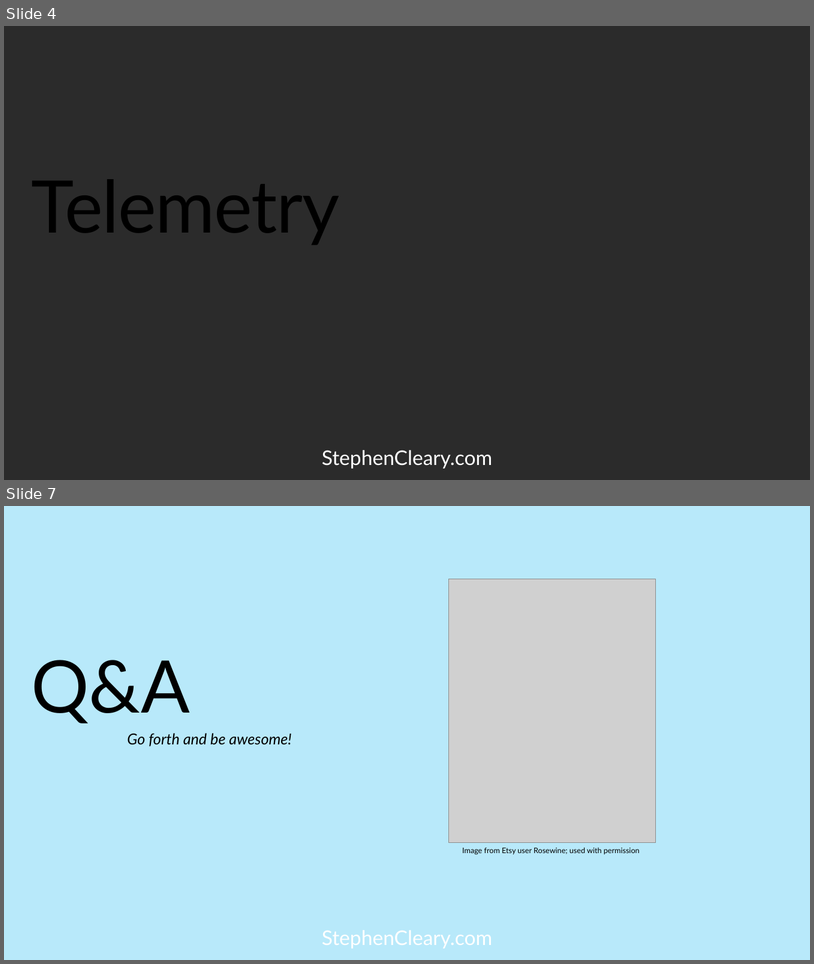
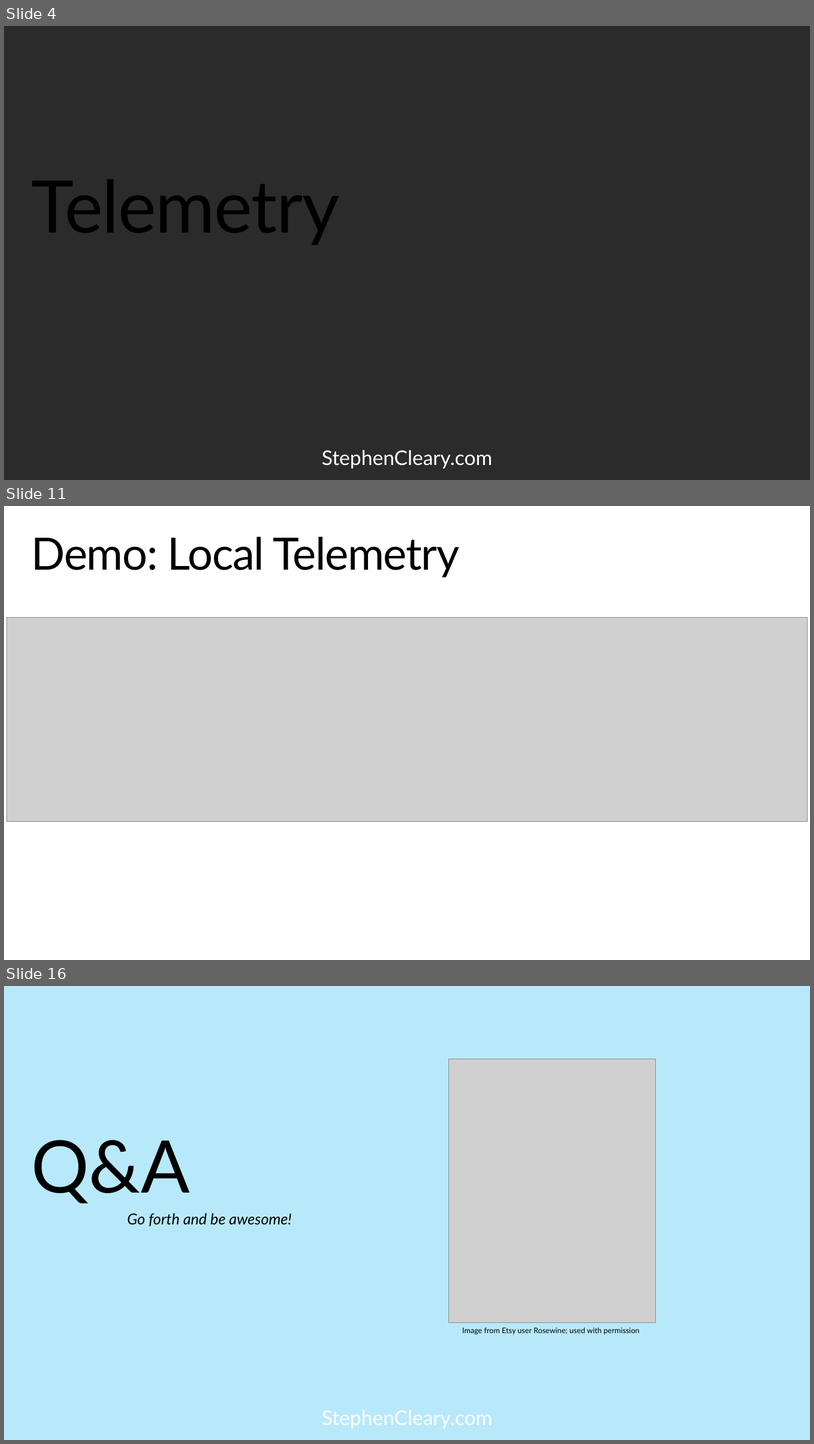
Before and after one commit to StephenCleary/Presentations, a slide deck: Telemetry/Logging Hero.pptx. Shown one above the other, each under a label of ours: slides 4 and 7 before the commit, slides 4, 11 and 16 after it; the slides between them are not shown. The pictures are 814x964 and 814x1444 pixels, drawn with LibreOffice and Linux fonts; fonts in the diff are those of the drawing; grey boxes stand for pictures; background and template pictures are left out; a plain dark background stands for a picture behind light text. Boxes give left, top, right and bottom in pixels: in the first picture for what was removed or moved away, otherwise in the second. Text is boxed around its words. In the diff, an @@ line names an element or a change of style, - is before the commit and + after.

```diff
--- a/Telemetry/Logging Hero.pptx
+++ b/Telemetry/Logging Hero.pptx
@@ slide 11 added at box(4, 506, 810, 960), background picture (left out); not listed: 1 template element that a slide beside it also shows @@
@@ title added at box(32, 537, 459, 577), 52.9 pt, text #000000 @@
+Demo: Local Telemetry
@@ picture added at box(6, 618, 808, 822) @@
@@ what was slide 7 is now slide 16 @@
```
Also in this commit, not shown: 2 slides changed, 8 other slides added, 1 other file.
